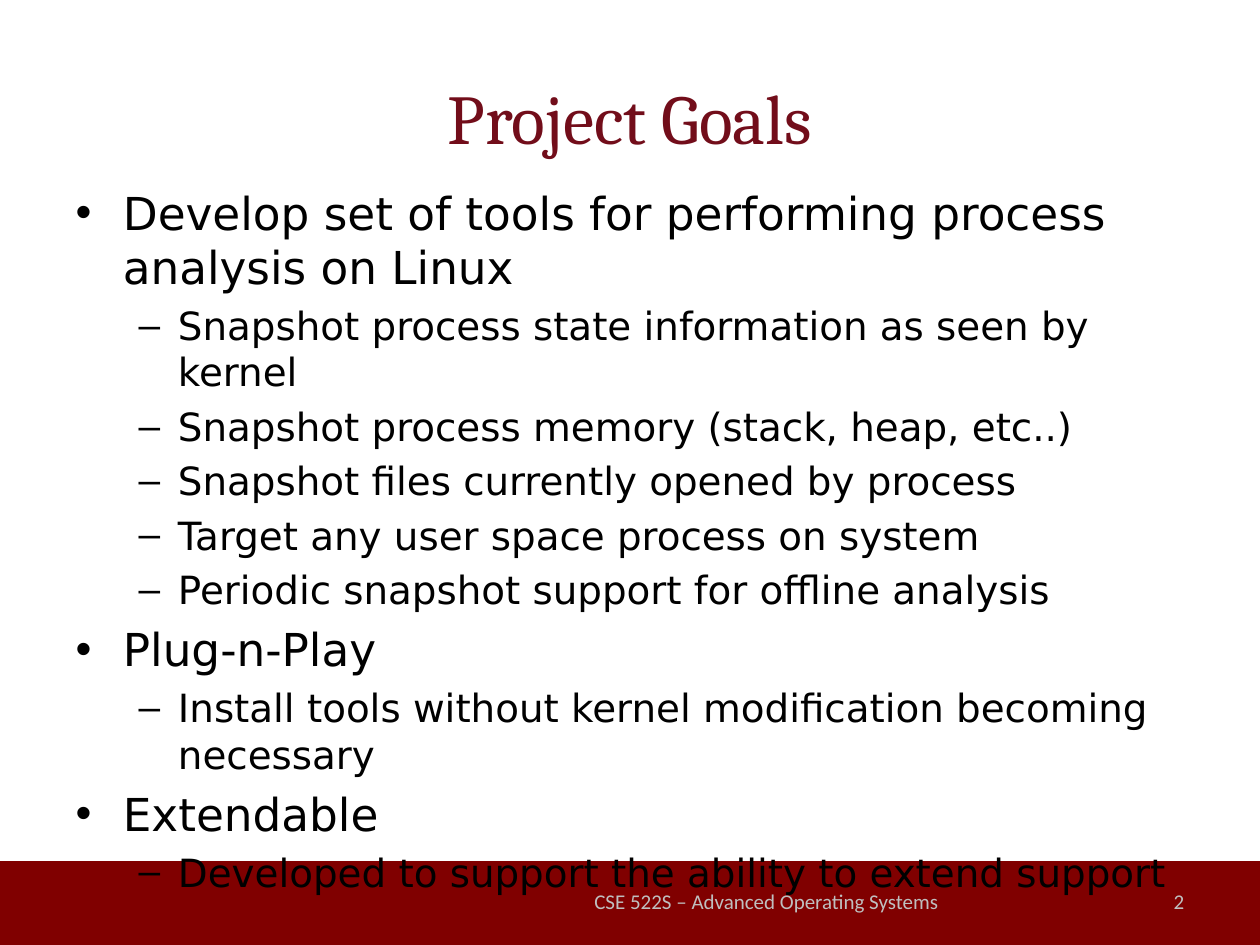
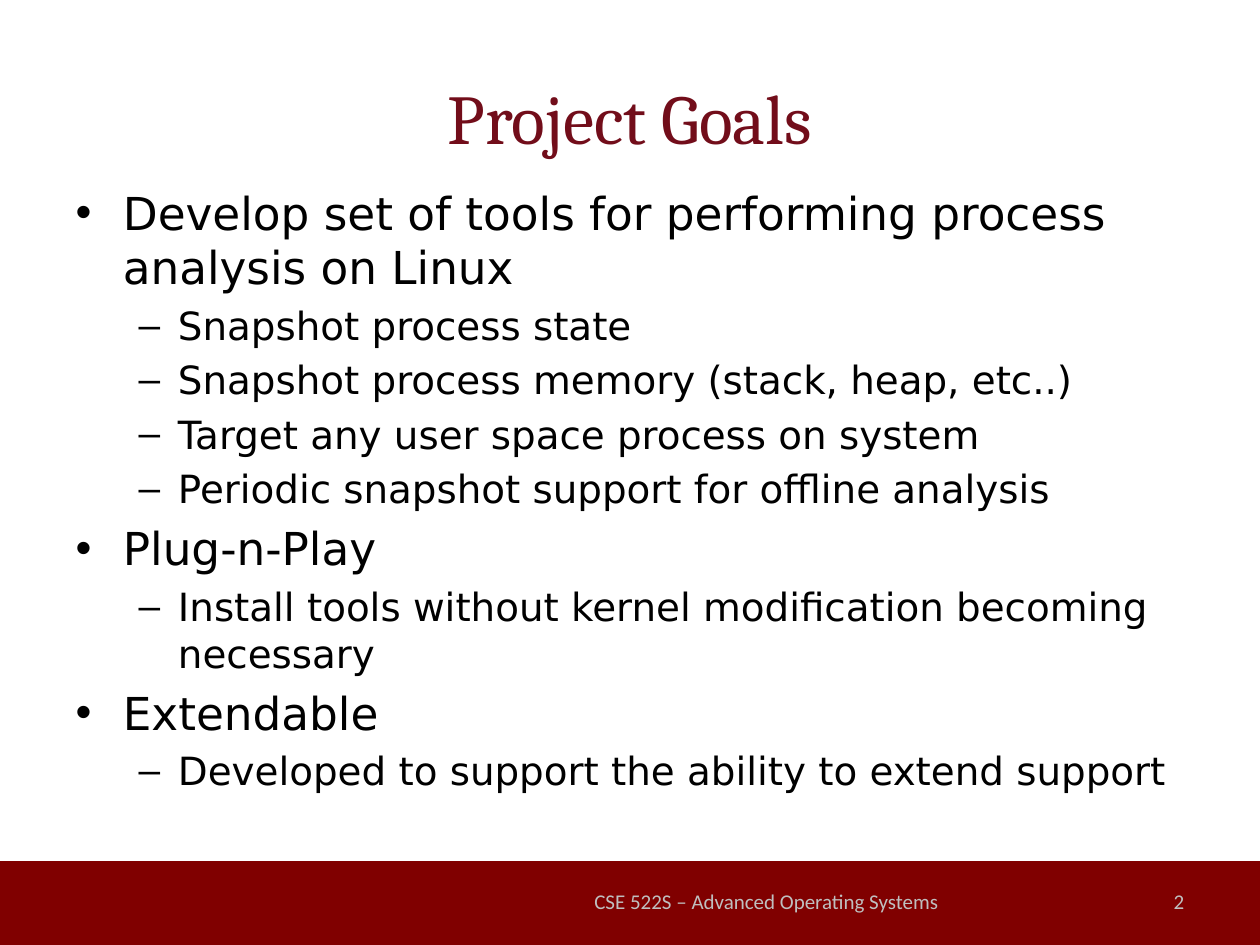
Before and after one commit to millerrt3/LinuxSuspendable, a slide deck: slide 2 of final_presentation.pptx. Drawn at 1260x945 pixels with LibreOffice and Linux fonts; fonts in the diff are those of the drawing; background and template pictures are left out. Boxes give left, top, right and bottom in pixels: in the first picture for what was removed or moved away, otherwise in the second. Text is boxed around its words. In the diff, an @@ line names an element or a change of style, - is before the commit and + after.

```diff
--- a/final_presentation.pptx
+++ b/final_presentation.pptx
@@ text at (x1=178, y1=310, x2=631, y2=348): text changed @@
-  – Snapshot process state information as seen by kernel
+  – Snapshot process state
@@ text at (x1=178, y1=465, x2=1016, y2=503): paragraph removed @@
-  – Snapshot files currently opened by process
```
Also in this commit, not shown: 7 other slides changed, 7 other files.
